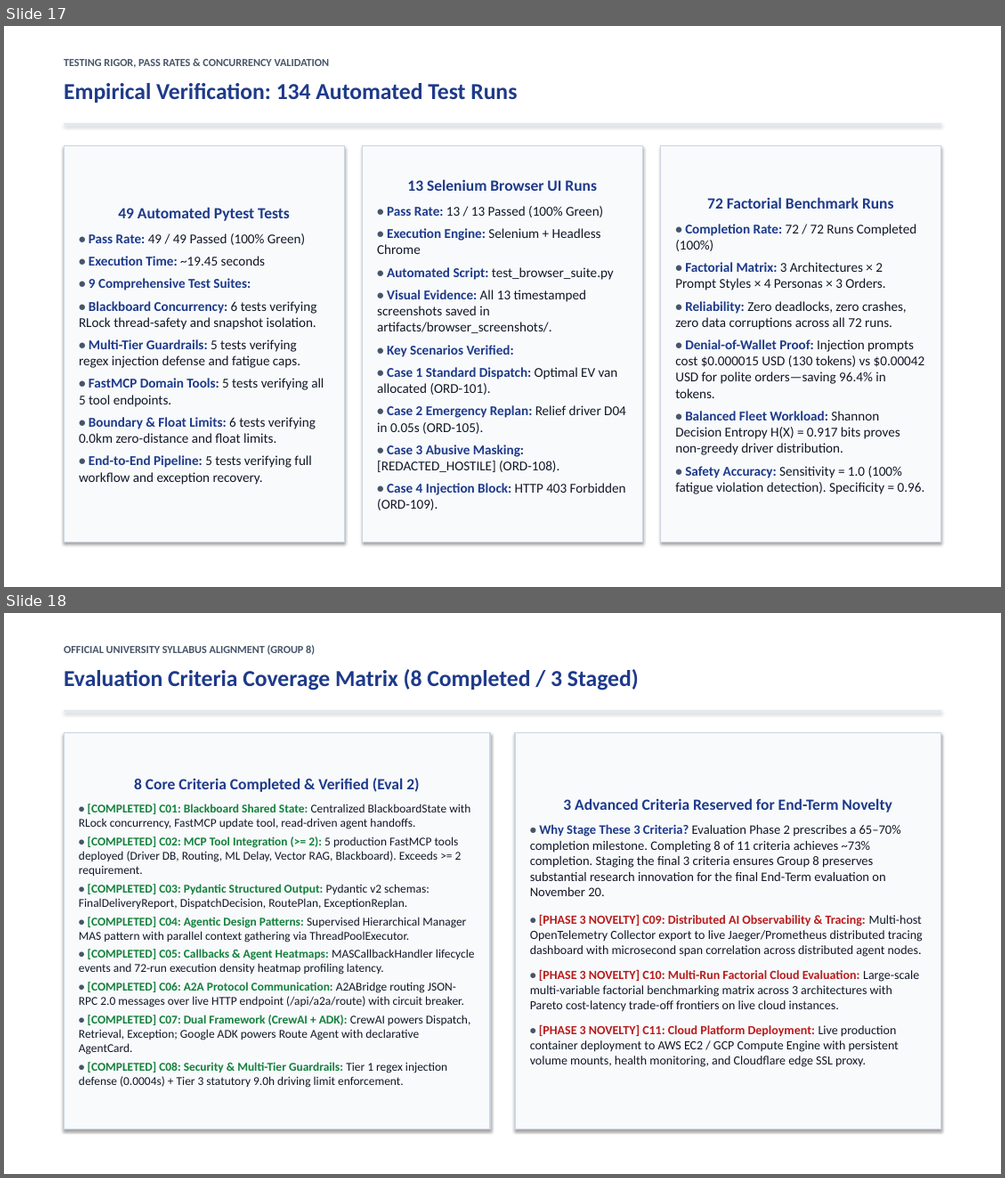
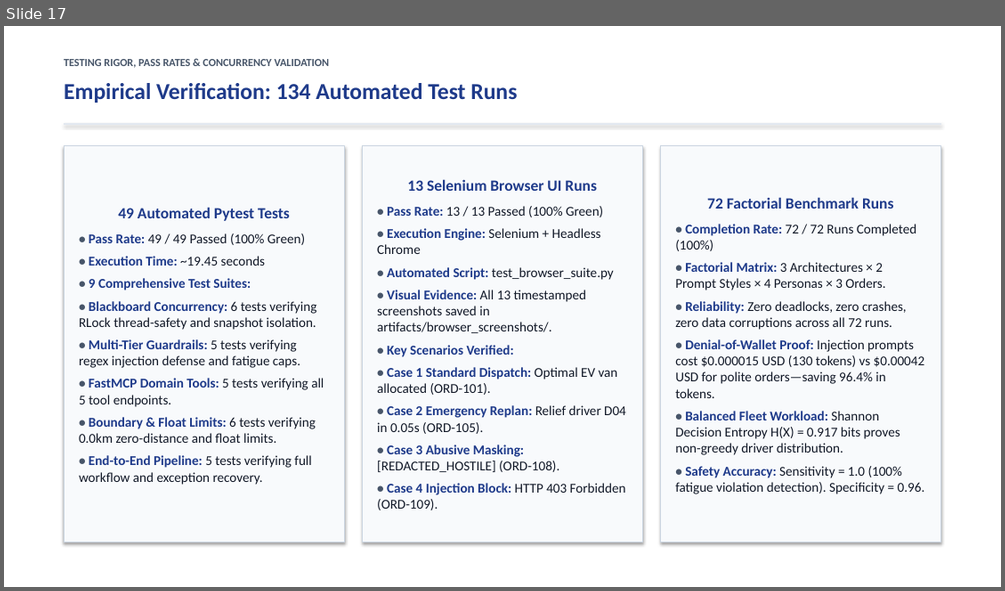
Before and after one commit to Akshat5091/DeliveryFleet-MAS, a slide deck: Eval 2 Documents/DeliveryFleet_MAS_Evaluation2_Master_Presentation.pptx. Shown one above the other, each under a label of ours: slides 17 and 18 before the commit, slide 17 after it. The pictures are 1005x1178 and 1005x591 pixels, drawn with LibreOffice and Linux fonts; fonts in the diff are those of the drawing. Boxes give left, top, right and bottom in pixels: in the first picture for what was removed or moved away, otherwise in the second. Text is boxed around its words. In the diff, an @@ line names an element or a change of style, - is before the commit and + after.

Commit message:
feat: split coverage matrix into two clean human-style slides in master presentation and refresh archives

```diff
--- a/Eval 2 Documents/DeliveryFleet_MAS_Evaluation2_Master_Presentation.pptx
+++ b/Eval 2 Documents/DeliveryFleet_MAS_Evaluation2_Master_Presentation.pptx
@@ slide 18 removed at bbox=[4, 613, 1001, 1174], background #FFFFFF @@
@@ text removed at bbox=[64, 645, 315, 655] @@
-OFFICIAL UNIVERSITY SYLLABUS ALIGNMENT (GROUP 8)
@@ text removed at bbox=[64, 669, 639, 690] @@
-Evaluation Criteria Coverage Matrix (8 Completed / 3 Staged)
@@ rectangle removed at bbox=[64, 710, 941, 711] @@
@@ rectangle removed at bbox=[64, 732, 490, 1129] @@
-8 Core Criteria Completed & Verified (Eval 2)
-• [COMPLETED] C01: Blackboard Shared State: Centralized BlackboardState with RLock concurrency, FastMCP update tool, read-driven agent handoffs.
-• [COMPLETED] C02: MCP Tool Integration (>= 2): 5 production FastMCP tools deployed (Driver DB, Routing, ML Delay, Vector RAG, Blackboard). Exceeds >= 2 requirement.
-• [COMPLETED] C03: Pydantic Structured Output: Pydantic v2 schemas: FinalDeliveryReport, DispatchDecision, RoutePlan, ExceptionReplan.
-• [COMPLETED] C04: Agentic Design Patterns: Supervised Hierarchical Manager MAS pattern with parallel context gathering via ThreadPoolExecutor.
-• [COMPLETED] C05: Callbacks & Agent Heatmaps: MASCallbackHandler lifecycle events and 72-run execution density heatmap profiling latency.
-• [COMPLETED] C06: A2A Protocol Communication: A2ABridge routing JSON-RPC 2.0 messages over live HTTP endpoint (/api/a2a/route) with circuit breaker.
-• [COMPLETED] C07: Dual Framework (CrewAI + ADK): CrewAI powers Dispatch, Retrieval, Exception; Google ADK powers Route Agent with declarative AgentCard.
-• [COMPLETED] C08: Security & Multi-Tier Guardrails: Tier 1 regex injection defense (0.0004s) + Tier 3 statutory 9.0h driving limit enforcement.
@@ rectangle removed at bbox=[515, 732, 941, 1129] @@
-3 Advanced Criteria Reserved for End-Term Novelty
-• Why Stage These 3 Criteria? Evaluation Phase 2 prescribes a 65–70% completion milestone. Completing 8 of 11 criteria achieves ~73% completion. Staging the final 3 criteria ensures Group 8 preserves substantial research innovation for the final End-Term evaluation on November 20.
-• [PHASE 3 NOVELTY] C09: Distributed AI Observability & Tracing: Multi-host OpenTelemetry Collector export to live Jaeger/Prometheus distributed tracing dashboard with microsecond span correlation across distributed agent nodes.
-• [PHASE 3 NOVELTY] C10: Multi-Run Factorial Cloud Evaluation: Large-scale multi-variable factorial benchmarking matrix across 3 architectures with Pareto cost-latency trade-off frontiers on live cloud instances.
-• [PHASE 3 NOVELTY] C11: Cloud Platform Deployment: Live production container deployment to AWS EC2 / GCP Compute Engine with persistent volume mounts, health monitoring, and Cloudflare edge SSL proxy.
```
Also in this commit, not shown: 5 slides changed, 9 slides added, 7 other slides removed, 5 other files.
